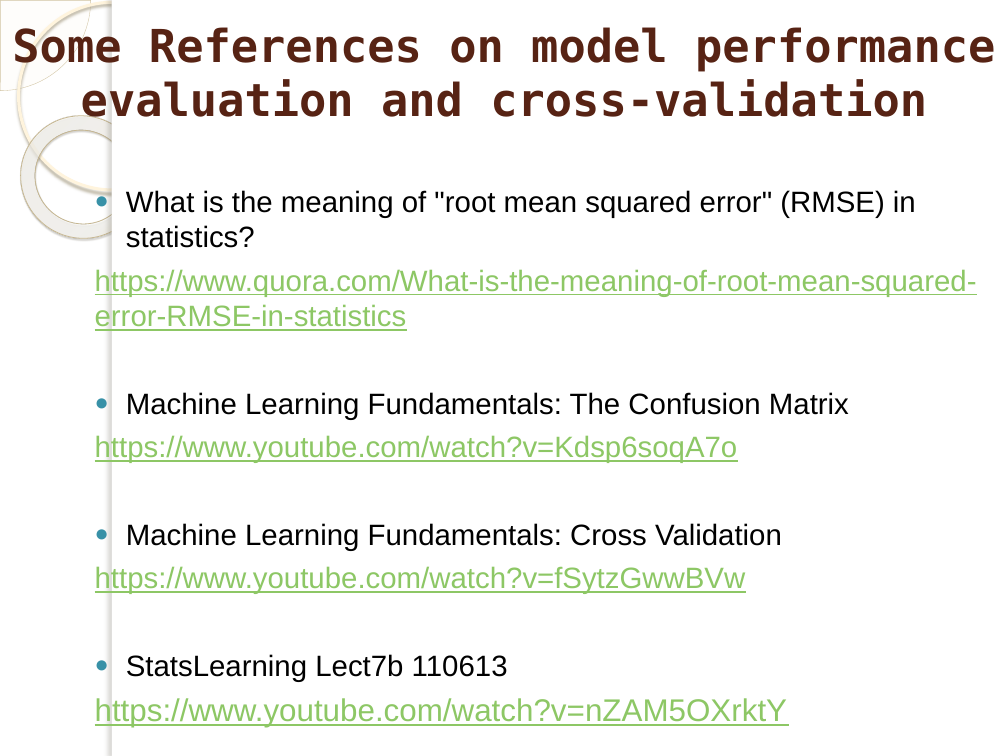
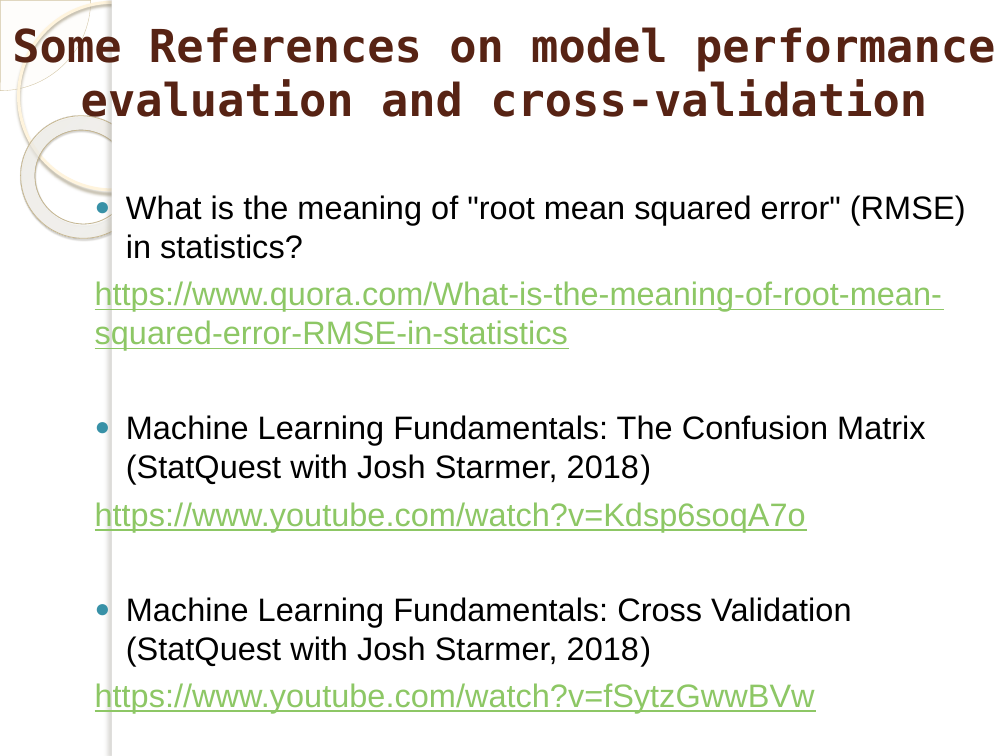
Before and after one commit to marinfotache/Data-Processing-Analysis-Science-with-R, a slide deck: slide 16 of 13 Introduction to Machine Learning and tidymodels ecosystem/13_Introduction to Machine Learning.pptx. Drawn at 1008x756 pixels with LibreOffice and Linux fonts; fonts in the diff are those of the drawing; background and template pictures are left out. Boxes give left, top, right and bottom in pixels: in the first picture for what was removed or moved away, otherwise in the second. Text is boxed around its words. In the diff, an @@ line names an element or a change of style, - is before the commit and + after.

```diff
--- a/13 Introduction to Machine Learning and tidymodels ecosystem/13_Introduction to Machine Learning.pptx
+++ b/13 Introduction to Machine Learning and tidymodels ecosystem/13_Introduction to Machine Learning.pptx
@@ text at box(95, 195, 966, 713): size 21 to 23.2 pt in "What is the meaning of "root mean ...", "https://www.quora.com/What-is-the-meaning-of-root-mean-squar ...", "https://www.youtube.com/watch?v=Kdsp6soqA7o", "https://www.youtube.com/watch?v=fSytzGwwBVw" @@
@@ text at box(126, 415, 925, 485): text changed; size 21 to 23.2 pt @@
-● Machine Learning Fundamentals: The Confusion Matrix
+● Machine Learning Fundamentals: The Confusion Matrix (StatQuest with Josh Starmer, 2018)
@@ text at box(126, 597, 851, 666): text changed; size 21 to 23.2 pt @@
-● Machine Learning Fundamentals: Cross Validation
+● Machine Learning Fundamentals: Cross Validation (StatQuest with Josh Starmer, 2018)
@@ text at box(95, 654, 787, 728): paragraphs removed @@
-● StatsLearning Lect7b 110613
-https://www.youtube.com/watch?v=nZAM5OXrktY
```
Also in this commit, not shown: 13 other slides changed, 1 slide added, 2 slides removed, 2 other files.
